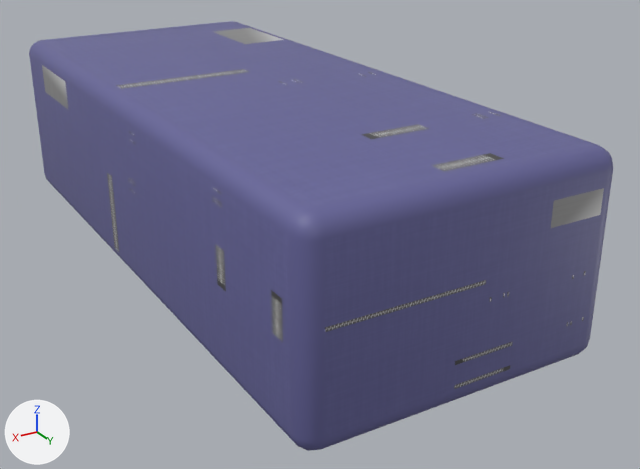
One commit to the glTF model legend/legend/assets/models/field_object_01.glb: the scene before it, then after it.
One viewpoint serves both versions: a 50 mm lens placed at (11.66, 23.01, 8.88), pointed at (-1.12, 1.71, -1.77). The lights are fixed; the arrows at lower left show +X, +Y and +Z. Vertices at the same position are counted once.

In view in the first picture: 'obj1'.
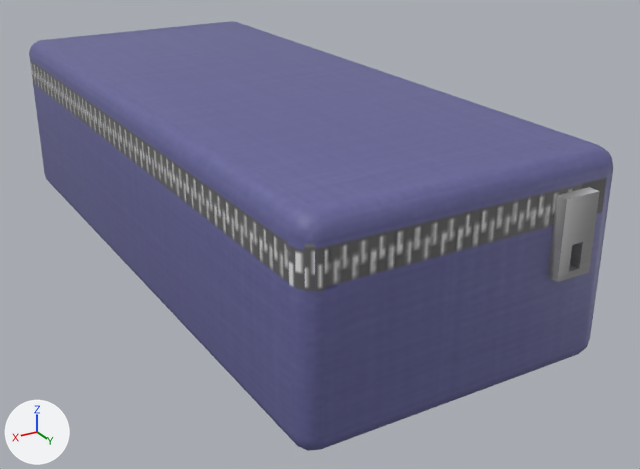
Pixel boxes [x1, y1, x2, y2] of what changed, in the pictures (640 x 469 px):
part 1 of me_obj1, added
    after: [547, 187, 600, 282]
part 2 of me_obj1, surface changed (blue to grey)
    both: [30, 25, 609, 390]

Patch to the scene script:
```diff
--- a/legend/legend/assets/models/field_object_01.glb.py
+++ b/legend/legend/assets/models/field_object_01.glb.py
@@ me_obj1 @@
 # used by ob_obj1; location = (0.0, 0.0, 0.0)
-me_obj1.from_pydata(...)  # 120 vertices, 236 faces; spans x -4.2..4.2, y -10.0..10.0, z -2.8..2.8
+me_obj1.from_pydata(...)  # 152 vertices, 300 faces; spans x -4.2..4.2, y -10.0..10.3, z -2.8..2.8
+# me_obj1 part 1: a new loose piece of 32 vertices spanning x -3.2..-2.2, y 9.8..10.3, z 0.0..2.0, in mat_mat1 (picture img_image_0)
+# me_obj1 part 2: 236 kept faces spanning x -4.2..4.2, y -10.0..10.0, z -2.8..2.8 get new texture (UV) coordinates
 me_obj1.materials.append(mat_mat1)
```
